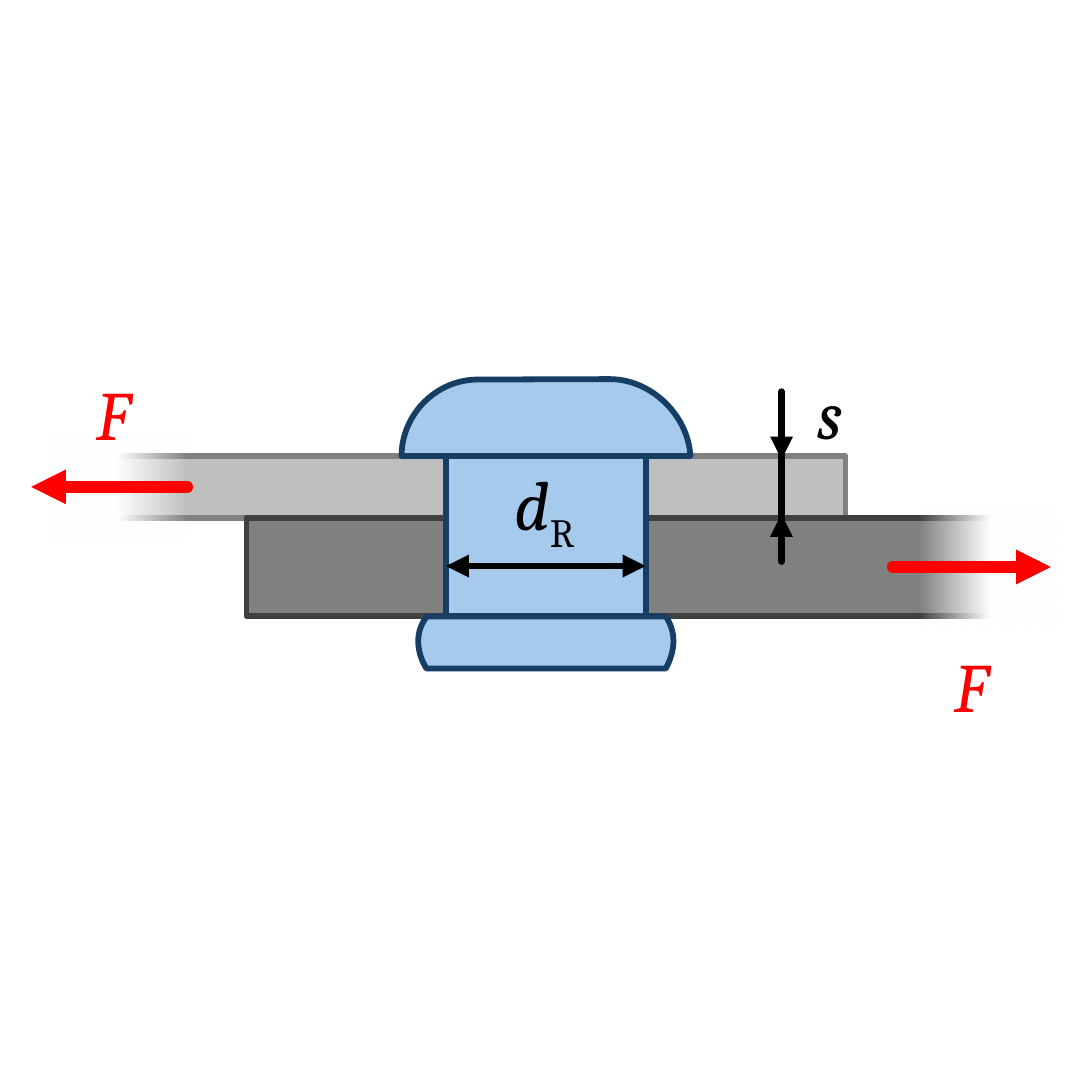
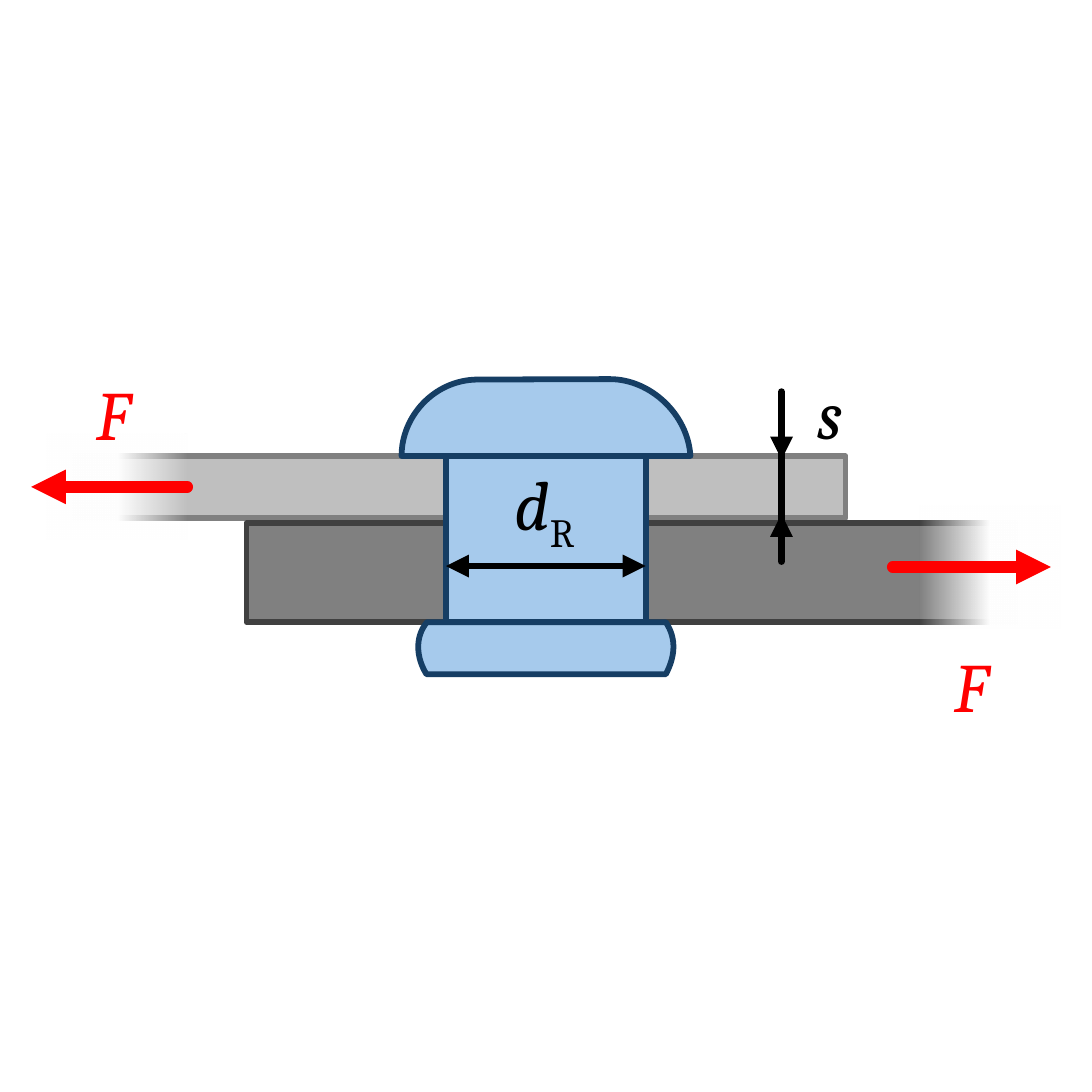
Before and after one commit to m4zeRobot/Project-FoSa, a slide deck: slide 1 of LaTeX B.Sc. LRT/Konstruktionslehre 1&2/images/KE-Images.pptx. Drawn at 1092x1092 pixels with LibreOffice and Linux fonts; fonts in the diff are those of the drawing. Boxes give left, top, right and bottom in pixels: in the first picture for what was removed or moved away, otherwise in the second. Text is boxed around its words. In the diff, an @@ line names an element or a change of style, - is before the commit and + after.

```diff
--- a/LaTeX B.Sc. LRT/Konstruktionslehre 1&2/images/KE-Images.pptx
+++ b/LaTeX B.Sc. LRT/Konstruktionslehre 1&2/images/KE-Images.pptx
@@ rectangle: place and size @@
-rectangle at [446,455,646,615]
+rectangle at [446,455,646,621]
@@ 2 rectangles, 1 freeform shape: place and size @@
-2 rectangles, 1 freeform shape at [247,518,1014,668]
+2 rectangles, 1 freeform shape at [247,524,1014,673]
```
Also in this commit, not shown: 5 slides added, 6 other files.
